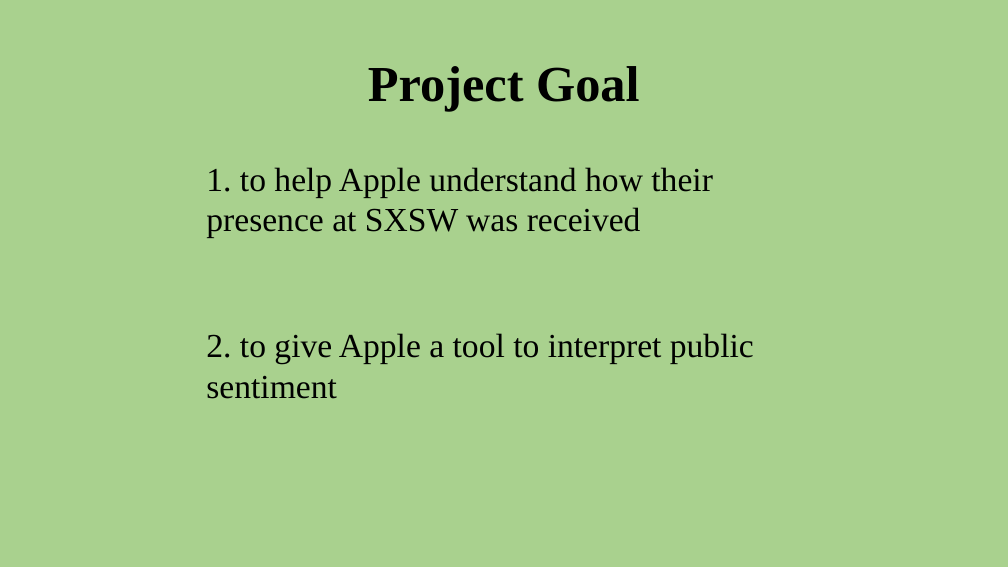
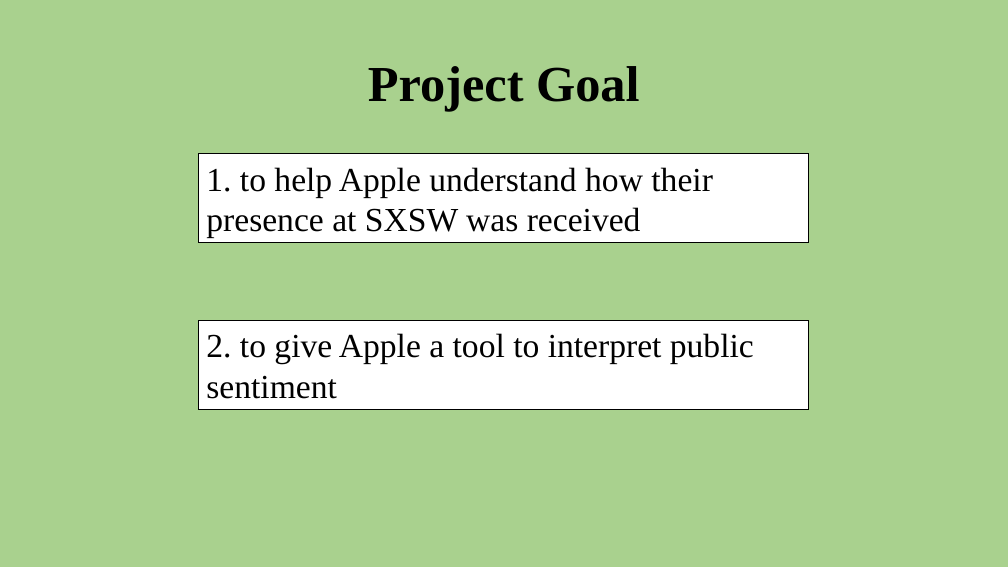
Before and after one commit to aarongalbraith/flatiron-phase4-project, a slide deck: slide 3 of presentation.pptx. Drawn at 1008x567 pixels with LibreOffice and Linux fonts; fonts in the diff are those of the drawing. Boxes give left, top, right and bottom in pixels: in the first picture for what was removed or moved away, otherwise in the second. Text is boxed around its words. In the diff, an @@ line names an element or a change of style, - is before the commit and + after.

```diff
--- a/presentation.pptx
+++ b/presentation.pptx
@@ rectangle "1. to help Apple understand ...": place and size @@
-rectangle "1. to help Apple understand ..." at [206, 167, 713, 237]
+rectangle "1. to help Apple understand ..." at [199, 154, 809, 243]
@@ rectangle "1. to help Apple understand ..." at [199, 154, 809, 243]: fill none to #FFFFFF; outline none to #000000 0.75 pt @@
@@ rectangle "2. to give Apple a ...": place and size @@
-rectangle "2. to give Apple a ..." at [206, 333, 754, 399]
+rectangle "2. to give Apple a ..." at [199, 321, 809, 410]
@@ rectangle "2. to give Apple a ..." at [199, 321, 809, 410]: fill none to #FFFFFF; outline none to #000000 0.75 pt @@
```
Also in this commit, not shown: 4 other slides changed, 1 other file.
